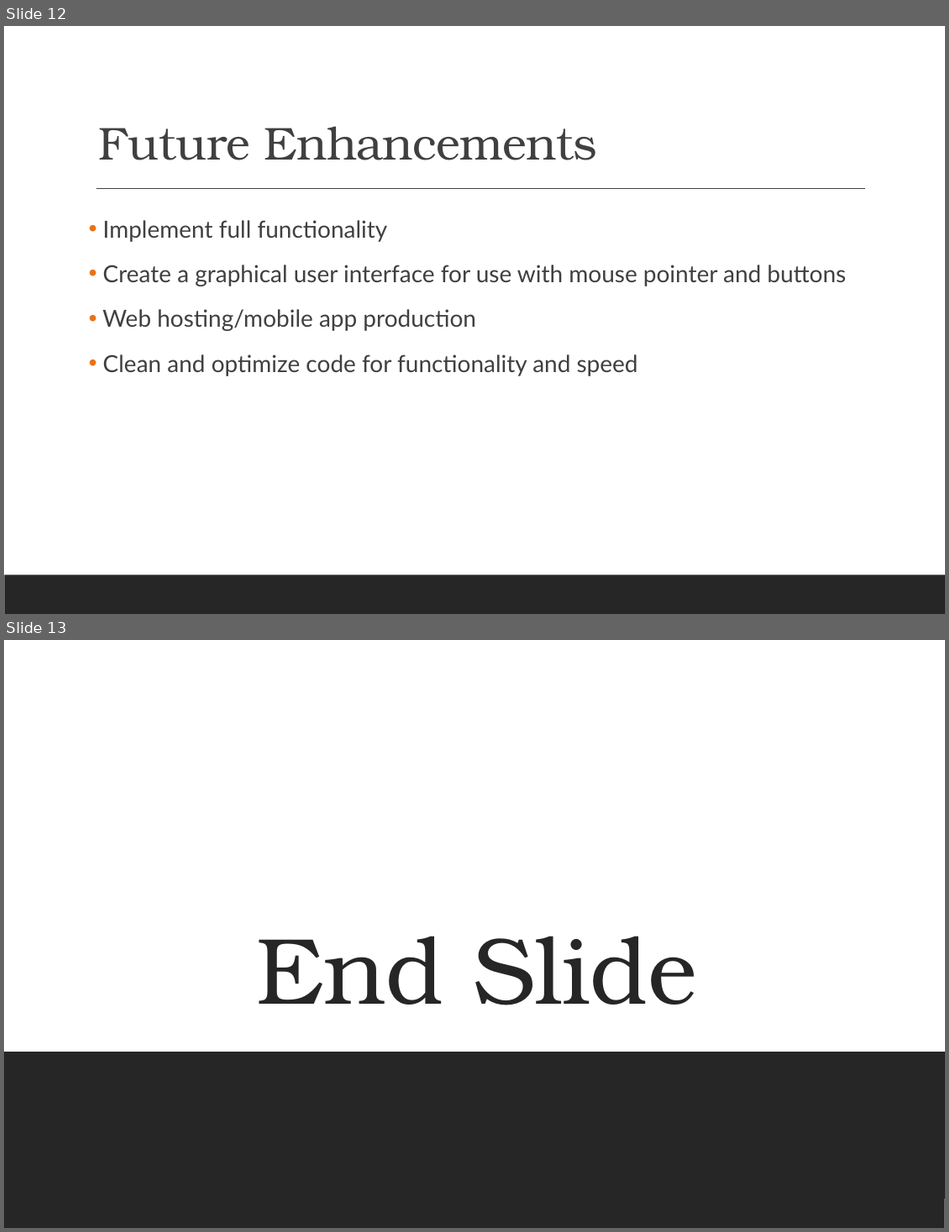
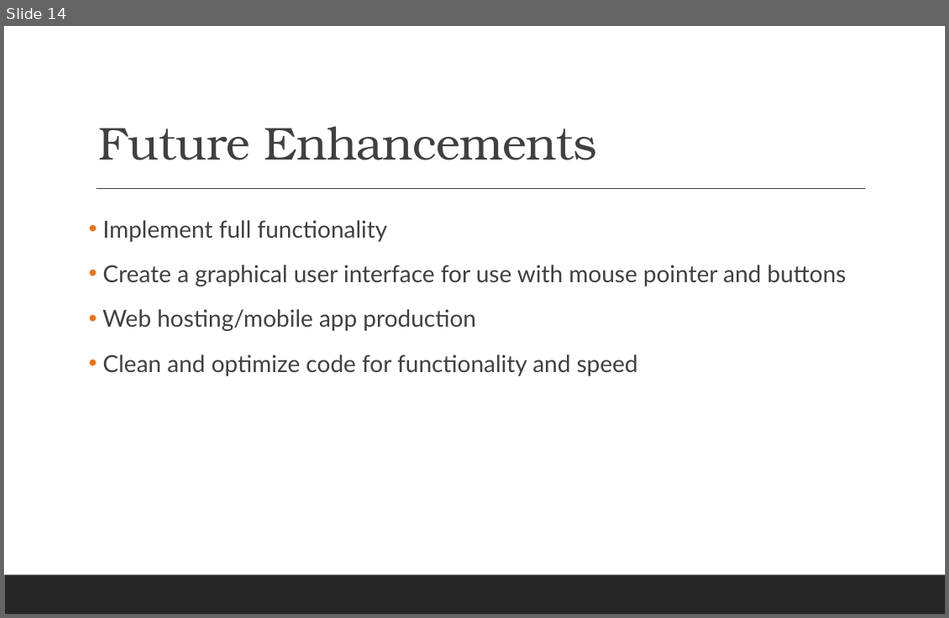
Before and after one commit to Epowell50/Senior_Project, a slide deck: Documentation/Project_Powerpoint.pptx. Shown one above the other, each under a label of ours: slides 12 and 13 before the commit, slide 14 after it. The pictures are 949x1232 and 949x618 pixels, drawn with LibreOffice and Linux fonts; fonts in the diff are those of the drawing. Boxes give left, top, right and bottom in pixels: in the first picture for what was removed or moved away, otherwise in the second. Text is boxed around its words. In the diff, an @@ line names an element or a change of style, - is before the commit and + after.

```diff
--- a/Documentation/Project_Powerpoint.pptx
+++ b/Documentation/Project_Powerpoint.pptx
@@ slide 13 removed at (x1=4, y1=640, x2=945, y2=1228), background #FFFFFF @@
@@ rectangle removed at (x1=4, y1=669, x2=945, y2=1198) @@
@@ title removed at (x1=257, y1=936, x2=697, y2=1005) @@
-End Slide
@@ rectangle removed at (x1=4, y1=1032, x2=945, y2=1228) @@
@@ rectangle removed at (x1=4, y1=1052, x2=945, y2=1199) @@
@@ rectangle removed at (x1=4, y1=1163, x2=945, y2=1199) @@
@@ what was slide 12 is now slide 14 @@
```
Also in this commit, not shown: 1 slide changed, 3 slides added, 2 other files.
